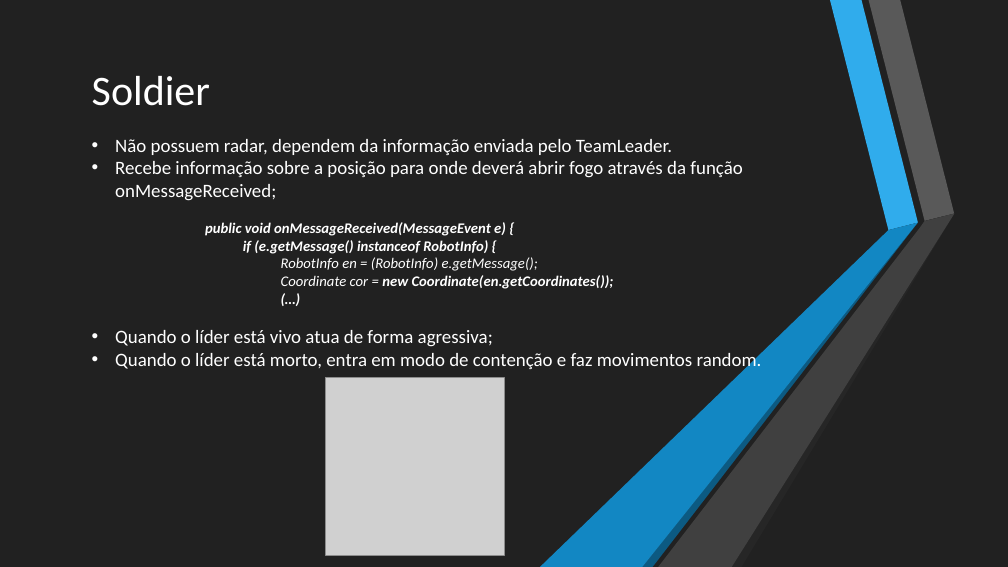
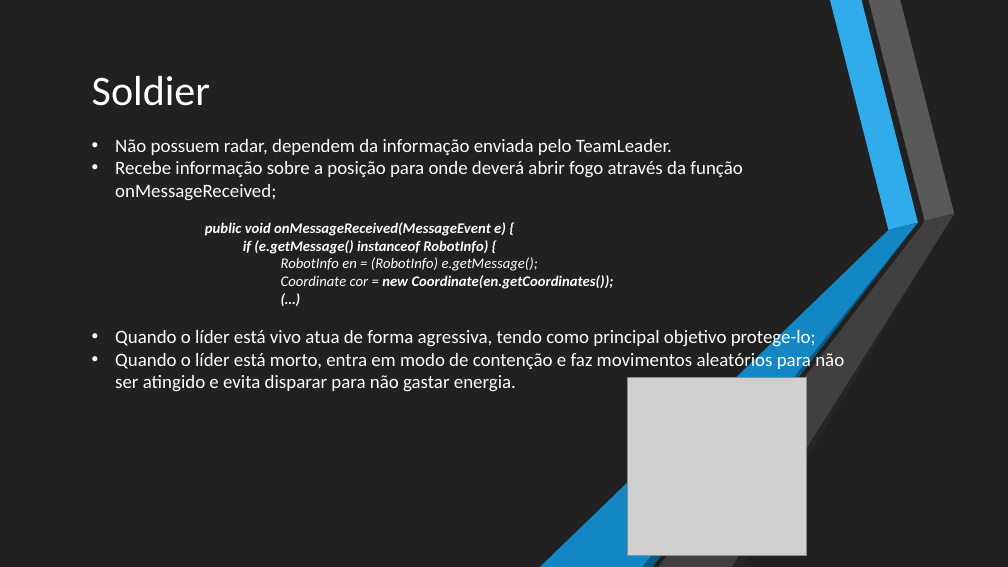
Before and after one commit to MelhorQueSVN/SA, a slide deck: slide 5 of TP1/2aEntrega/apresentacao2.pptx (slide 4 before the commit). Drawn at 1008x567 pixels with LibreOffice and Linux fonts; fonts in the diff are those of the drawing; grey boxes stand for pictures. Boxes give left, top, right and bottom in pixels: in the first picture for what was removed or moved away, otherwise in the second. Text is boxed around its words. In the diff, an @@ line names an element or a change of style, - is before the commit and + after.

```diff
--- a/TP1/2aEntrega/apresentacao2.pptx
+++ b/TP1/2aEntrega/apresentacao2.pptx
@@ text at (115,328,844,392): text changed @@
-• Quando o líder está vivo atua de forma agressiva;
-• Quando o líder está morto, entra em modo de contenção e faz movimentos random.
+• Quando o líder está vivo atua de forma agressiva, tendo como principal objetivo protege-lo;
+• Quando o líder está morto, entra em modo de contenção e faz movimentos aleatórios para não ser atingido e evita disparar para não gastar energia.
@@ picture: place and size @@
-picture at (326,377,504,556)
+picture at (628,377,806,556)
```
Also in this commit, not shown: 1 other slide changed, 2 slides added.
